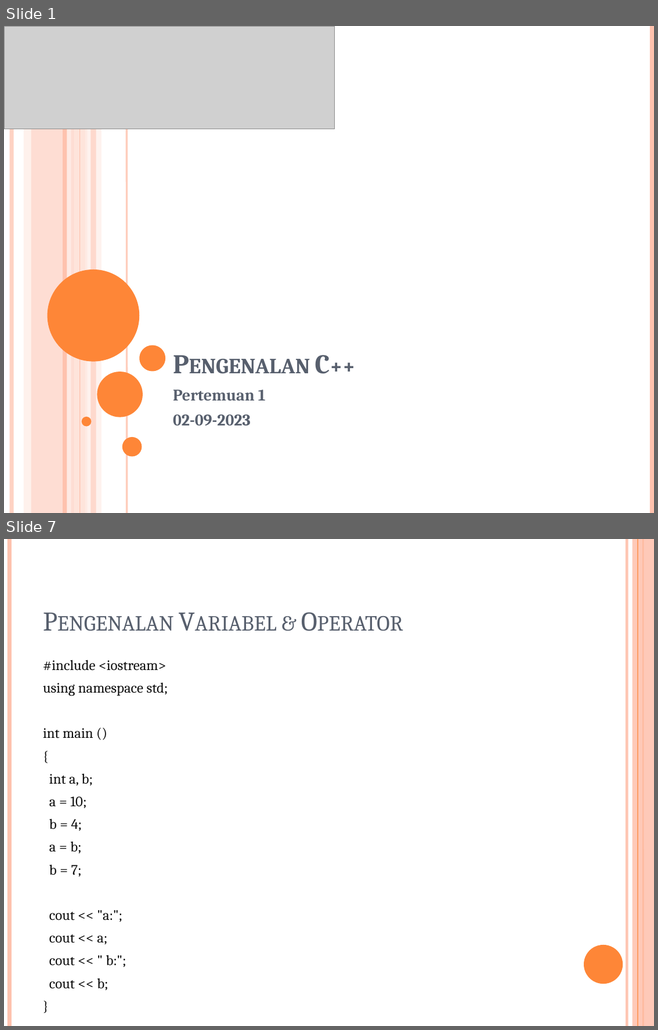
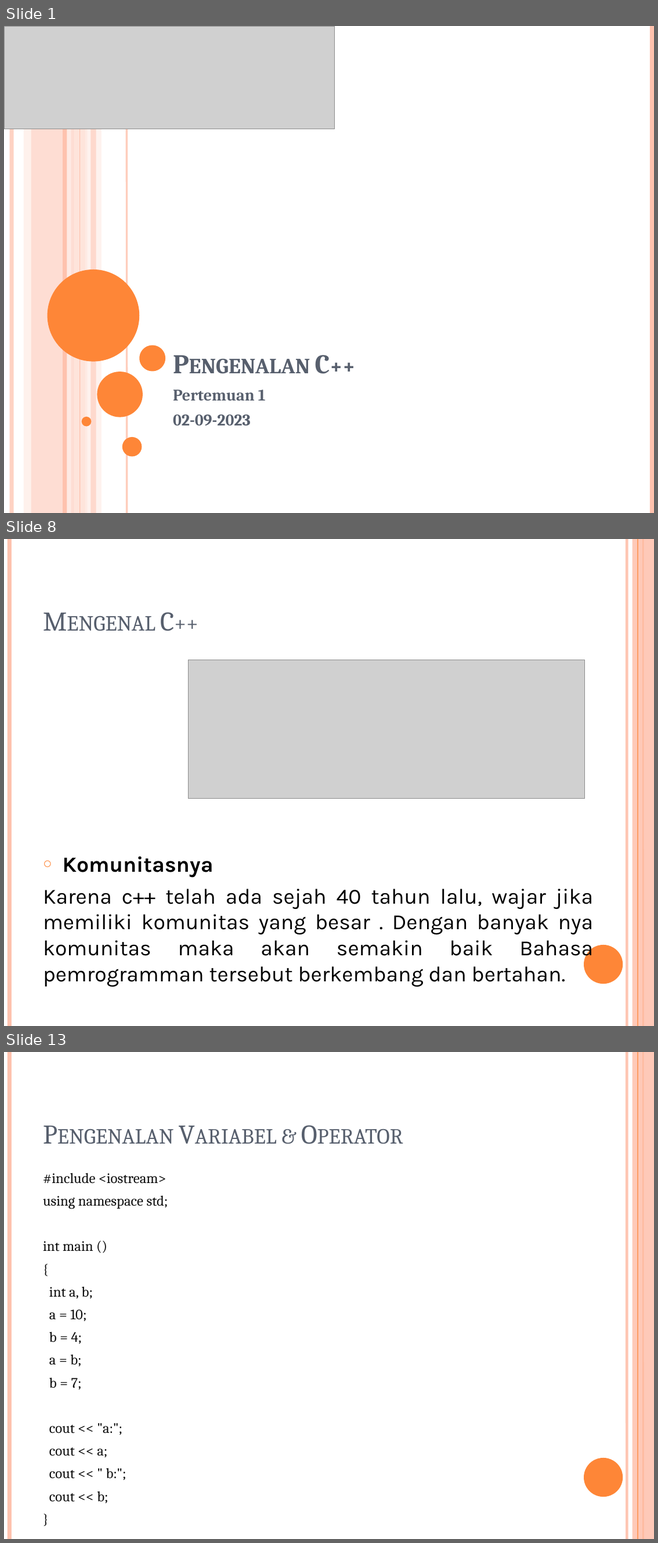
Before and after one commit to tandasanyu/Binus_CPP_2023, a slide deck: Pertemuan1/Pengenalan C++_Pertemuan1_02-09-2023.pptx. Shown one above the other, each under a label of ours: slides 1 and 7 before the commit, slides 1, 8 and 13 after it; the slides between them are not shown. The pictures are 658x1030 and 658x1543 pixels, drawn with LibreOffice and Linux fonts; fonts in the diff are those of the drawing; grey boxes stand for pictures. Boxes give left, top, right and bottom in pixels: in the first picture for what was removed or moved away, otherwise in the second. Text is boxed around its words. In the diff, an @@ line names an element or a change of style, - is before the commit and + after.

```diff
--- a/Pertemuan1/Pengenalan C++_Pertemuan1_02-09-2023.pptx
+++ b/Pertemuan1/Pengenalan C++_Pertemuan1_02-09-2023.pptx
@@ slide 8 added at <box>4,539,654,1026</box>, background #FFFFFF; not listed: 6 template elements that a slide beside it also shows @@
@@ title added at <box>160,612,174,631</box>, 30 pt, text #575F6D, small capitals @@
+Mengenal C++
@@ picture added at <box>188,660,584,798</box> @@
@@ text added at <box>43,856,593,987</box>, 24 pt, text #000000 @@
+○ Komunitasnya
+Karena c++ telah ada sejah 40 tahun lalu, wajar jika memiliki komunitas yang besar . Dengan banyak nya komunitas maka akan semakin baik Bahasa pemrogramman tersebut berkembang dan bertahan.
@@ what was slide 7 is now slide 13 @@
```
Also in this commit, not shown: 9 slides changed, 8 other slides added.
